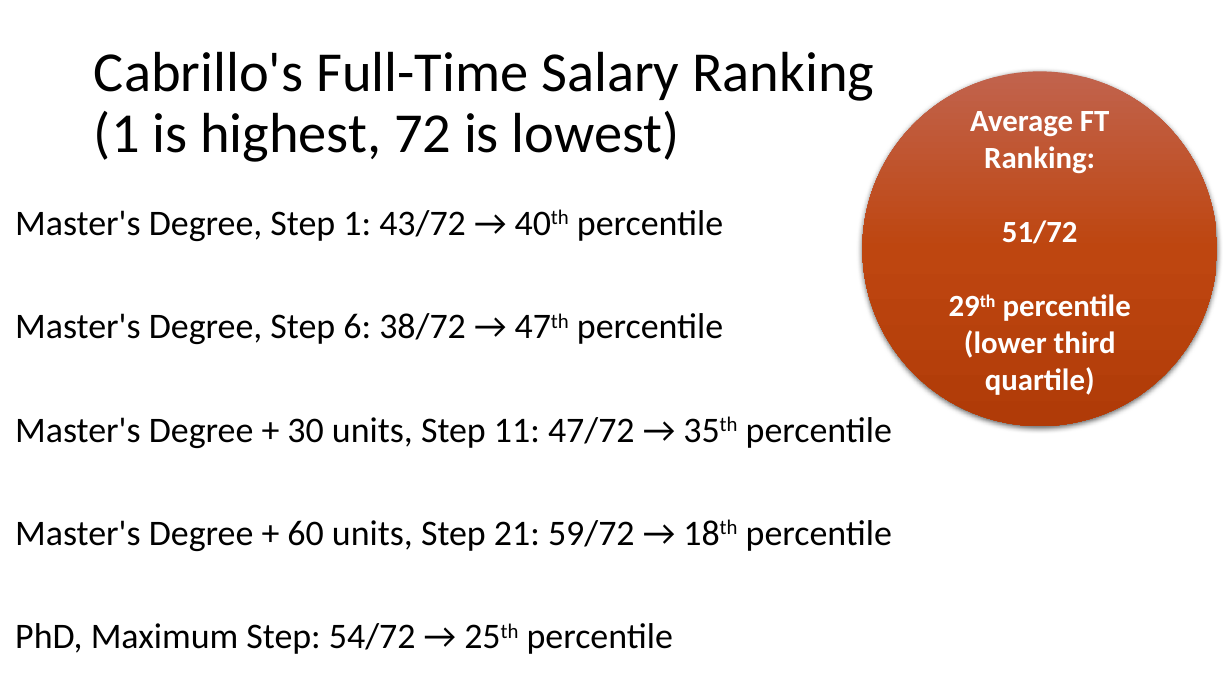
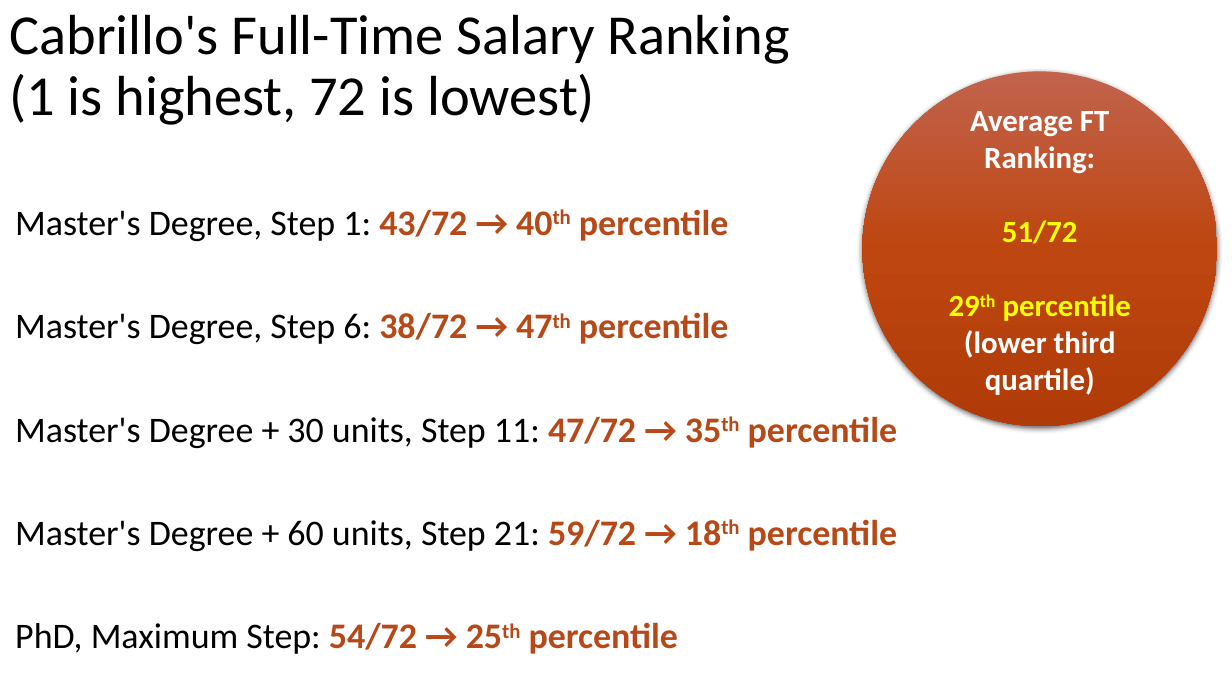
Before and after one commit to jeffreybergamini/ccc-salary-study, a slide deck: slide 4 of cabrillo-summary.pptx. Drawn at 1232x693 pixels with LibreOffice and Linux fonts; fonts in the diff are those of the drawing. Boxes give left, top, right and bottom in pixels: in the first picture for what was removed or moved away, otherwise in the second. Text is boxed around its words. In the diff, an @@ line names an element or a change of style, - is before the commit and + after.

```diff
--- a/cabrillo-summary.pptx
+++ b/cabrillo-summary.pptx
@@ title "Cabrillo's Full-Time Salary Ranking (1 ...": place and size @@
-title "Cabrillo's Full-Time Salary Ranking (1 ..." at <box>94,51,874,162</box>
+title "Cabrillo's Full-Time Salary Ranking (1 ..." at <box>9,14,790,125</box>
@@ text "Master's Degree, Step 1: 43/72 ..." at <box>15,209,897,654</box>: text colour #000000 to #B74919, bold on in "43/72 → 40th percentile", "38/72 → 47th percentile", "47/72 → 35th percentile", "59/72 → 18th percentile" and 1 more places @@
@@ text in ellipse at <box>1002,220,1131,321</box>: text colour #FFFFFF to #FFFF00 in "51/72", "29th percentile" @@
```
Also in this commit, not shown: 11 other slides changed, 1 other file.
